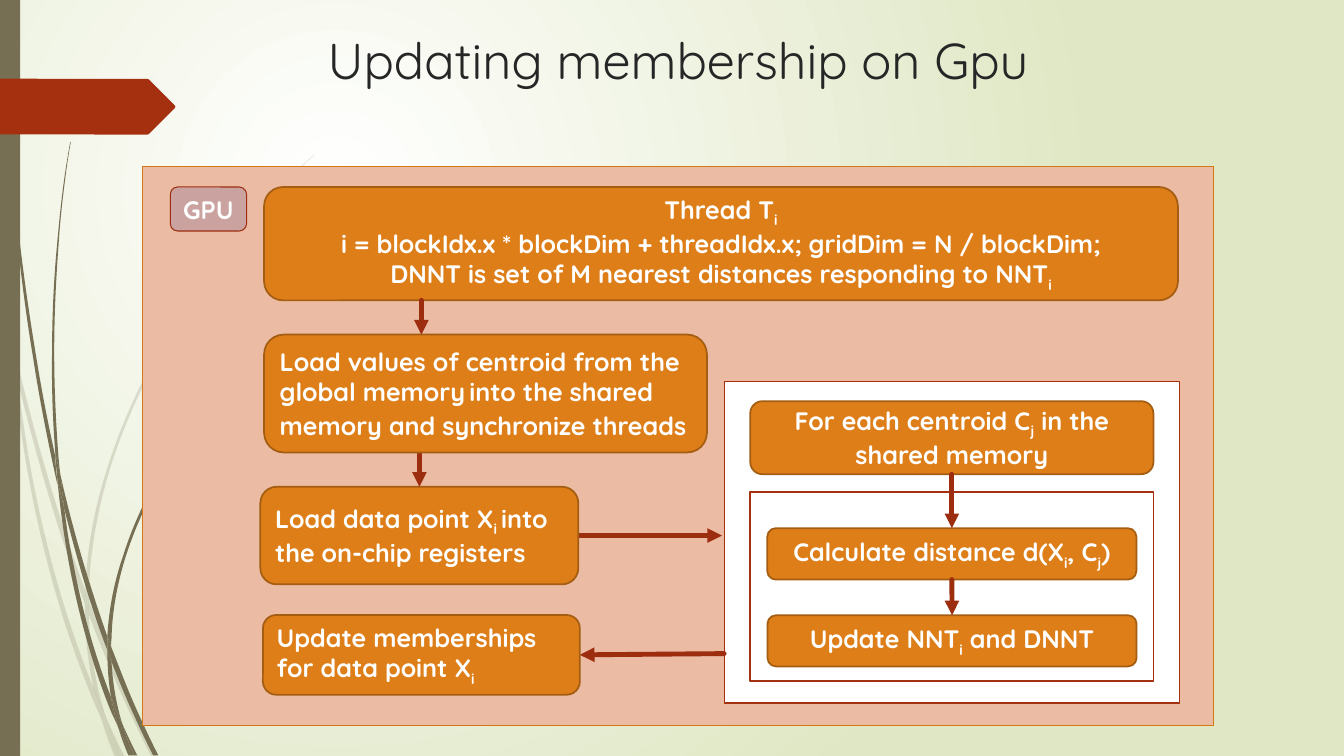
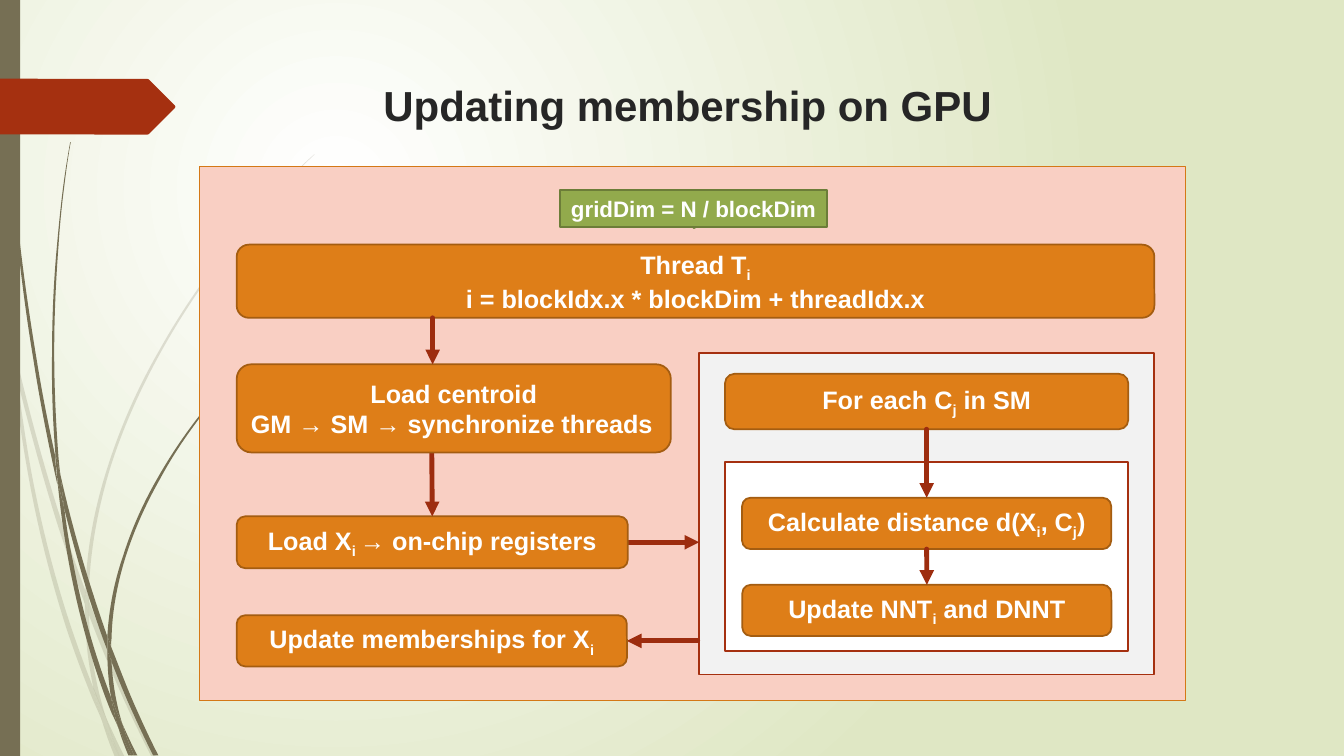
Before and after one commit to trungvdhp/master-ntou, a slide deck: slide 9 of ImageProcessing/Speeding up GFKM.pptx. Drawn at 1344x756 pixels with LibreOffice and Linux fonts; fonts in the diff are those of the drawing. Boxes give left, top, right and bottom in pixels: in the first picture for what was removed or moved away, otherwise in the second. Text is boxed around its words. In the diff, an @@ line names an element or a change of style, - is before the commit and + after.

```diff
--- a/ImageProcessing/Speeding up GFKM.pptx
+++ b/ImageProcessing/Speeding up GFKM.pptx
@@ title at <box>383,90,992,129</box>: text changed; size 36 to 30 pt; font Quicksand to Arial; bold on @@
-Updating membership on Gpu
+Updating membership on GPU
@@ rectangle: place and size @@
-rectangle at <box>142,166,1214,725</box>
+rectangle at <box>200,166,1186,700</box>
@@ rectangle at <box>200,166,1186,700</box>: fill #EBBCA4 to #F9CFC3 @@
@@ rounded rectangle removed at <box>170,188,247,232</box> @@
-GPU
@@ border callout added at <box>561,190,828,226</box>, fill #92AA4C, outline #6C7E38 1.25 pt, 16 pt, text #FFFFFF, bold @@
+gridDim = N / blockDim
@@ rounded rectangle "Thread Ti": place and size @@
-rounded rectangle "Thread Ti" at <box>264,188,1179,300</box>
+rounded rectangle "Thread Ti" at <box>237,245,1154,319</box>
@@ text in rounded rectangle at <box>640,255,724,275</box>: font Quicksand to Arial in "Thread Ti" @@
@@ text in rounded rectangle at <box>466,289,924,309</box>: text changed; font Quicksand to Arial @@
-i = blockIdx.x * blockDim + threadIdx.x; gridDim = N / blockDim;
-DNNT is set of M nearest distances responding to NNTi
+i = blockIdx.x * blockDim + threadIdx.x
@@ arrow moved from (421, 300) - (421, 335) to (433, 318) - (433, 364) @@
@@ 2 rounded rectangles, 2 rectangles, 1 arrow: place and size @@
-2 rounded rectangles, 2 rectangles, 1 arrow at <box>725,382,1181,704</box>
+2 rounded rectangles, 2 rectangles, 1 arrow at <box>700,353,1155,675</box>
@@ rectangle at <box>700,353,1155,675</box>: fill #FFFFFF to #F2F2F2 @@
@@ rounded rectangle "Load centroid": place and size @@
-rounded rectangle "Load centroid" at <box>264,335,707,453</box>
+rounded rectangle "Load centroid" at <box>237,364,671,452</box>
@@ text in rounded rectangle at <box>251,384,652,439</box>: text changed; font Quicksand to Arial @@
-Load values of centroid from the global memory into the shared memory and synchronize threads
+Load centroid
+GM → SM → synchronize threads
@@ rounded rectangle "For each Cj in SM": place and size @@
-rounded rectangle "For each Cj in SM" at <box>750,401,1153,475</box>
+rounded rectangle "For each Cj in SM" at <box>725,374,1128,430</box>
@@ text in rounded rectangle at <box>822,390,1031,410</box>: text changed; font Quicksand to Arial @@
-For each centroid Cj in the shared memory
+For each Cj in SM
@@ arrow moved from (952, 475) - (952, 528) to (927, 430) - (927, 498) @@
@@ arrow moved from (419, 450) - (419, 487) to (432, 453) - (433, 516) @@
@@ rounded rectangle "Calculate distance d(Xi, Cj)" at <box>742,498,1111,549</box>: font Quicksand to Arial @@
@@ rounded rectangle "Load Xi → on-chip registers": place and size @@
-rounded rectangle "Load Xi → on-chip registers" at <box>260,487,578,585</box>
+rounded rectangle "Load Xi → on-chip registers" at <box>237,516,628,568</box>
@@ text in rounded rectangle at <box>268,531,596,555</box>: text changed; font Quicksand to Arial @@
-Load data point Xi into the on-chip registers
+Load Xi → on-chip registers
@@ arrow moved from (579, 535) - (722, 535) to (628, 542) - (700, 542) @@
@@ rounded rectangle "Update NNTi and DNNT" at <box>742,585,1111,636</box>: font Quicksand to Arial @@
@@ rounded rectangle "Update memberships for Xi": place and size @@
-rounded rectangle "Update memberships for Xi" at <box>263,615,580,695</box>
+rounded rectangle "Update memberships for Xi" at <box>237,615,627,666</box>
@@ text in rounded rectangle at <box>269,629,566,654</box>: text changed; font Quicksand to Arial @@
-Update memberships for data point Xi
+Update memberships for Xi
@@ arrow moved from (724, 653) - (580, 655) to (698, 641) - (627, 641) @@
```
Also in this commit, not shown: 22 other slides changed, 4 slides added, 4 slides removed, 1 other file.
